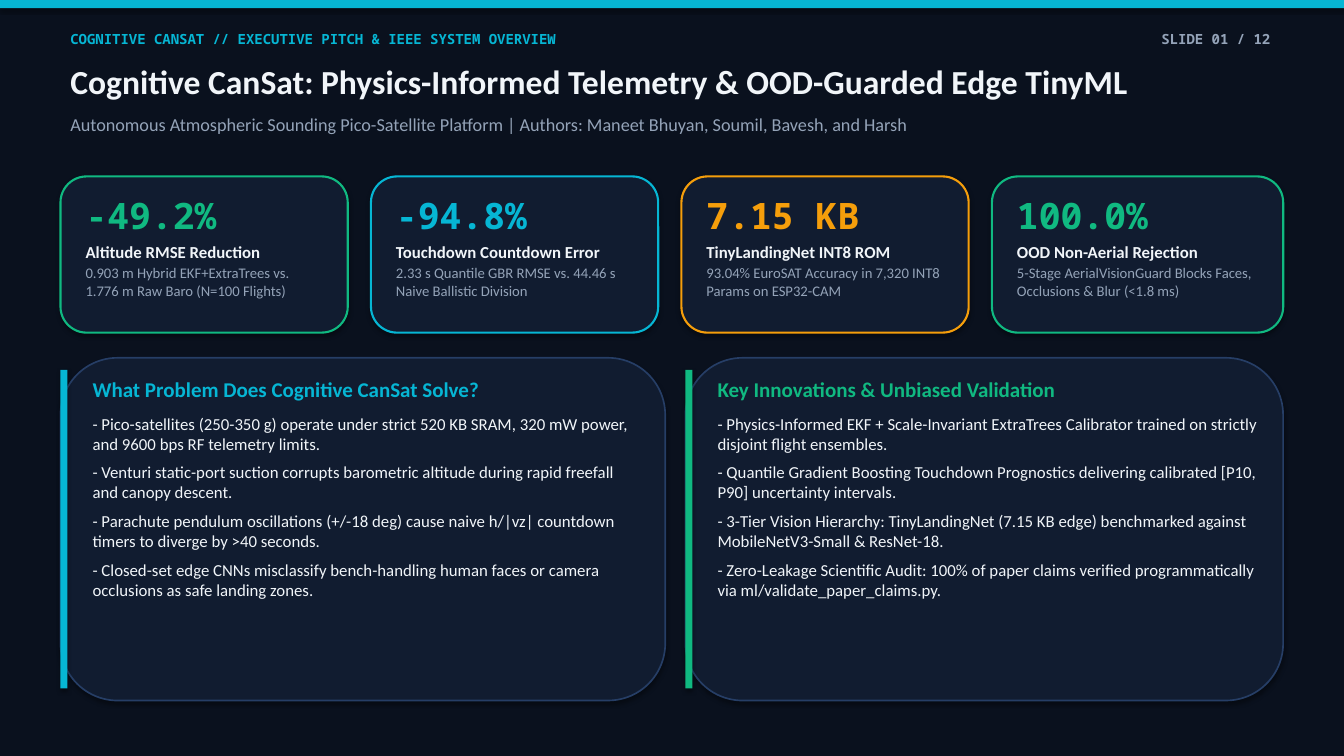
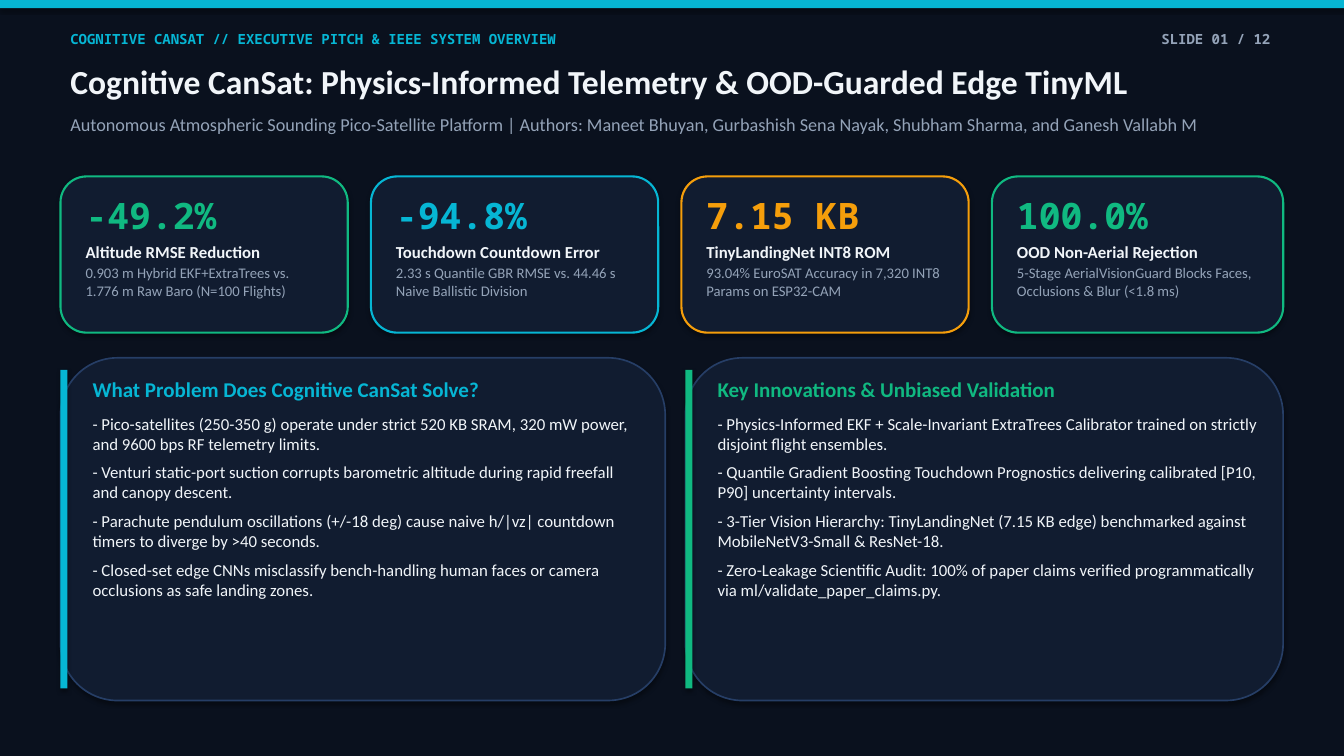
Before and after one commit to Maneet-Bhuyan/Cansat, a slide deck: slide 1 of reports/Cognitive_CanSat_Pitch_Deck.pptx. Drawn at 1344x756 pixels with LibreOffice and Linux fonts; fonts in the diff are those of the drawing. Boxes give left, top, right and bottom in pixels: in the first picture for what was removed or moved away, otherwise in the second. Text is boxed around its words. In the diff, an @@ line names an element or a change of style, - is before the commit and + after.

Commit message:
Update paper and pitch deck author list to Maneet Bhuyan, Gurbashish Sena Nayak, Shubham Sharma, and Ganesh Vallabh M with contributor emails

```diff
--- a/reports/Cognitive_CanSat_Pitch_Deck.pptx
+++ b/reports/Cognitive_CanSat_Pitch_Deck.pptx
@@ text at <box>70,118,1197,134</box>: text changed @@
-Autonomous Atmospheric Sounding Pico-Satellite Platform | Authors: Maneet Bhuyan, Soumil, Bavesh, and Harsh
+Autonomous Atmospheric Sounding Pico-Satellite Platform | Authors: Maneet Bhuyan, Gurbashish Sena Nayak, Shubham Sharma, and Ganesh Vallabh M
```
Also in this commit, not shown: 6 other files.
